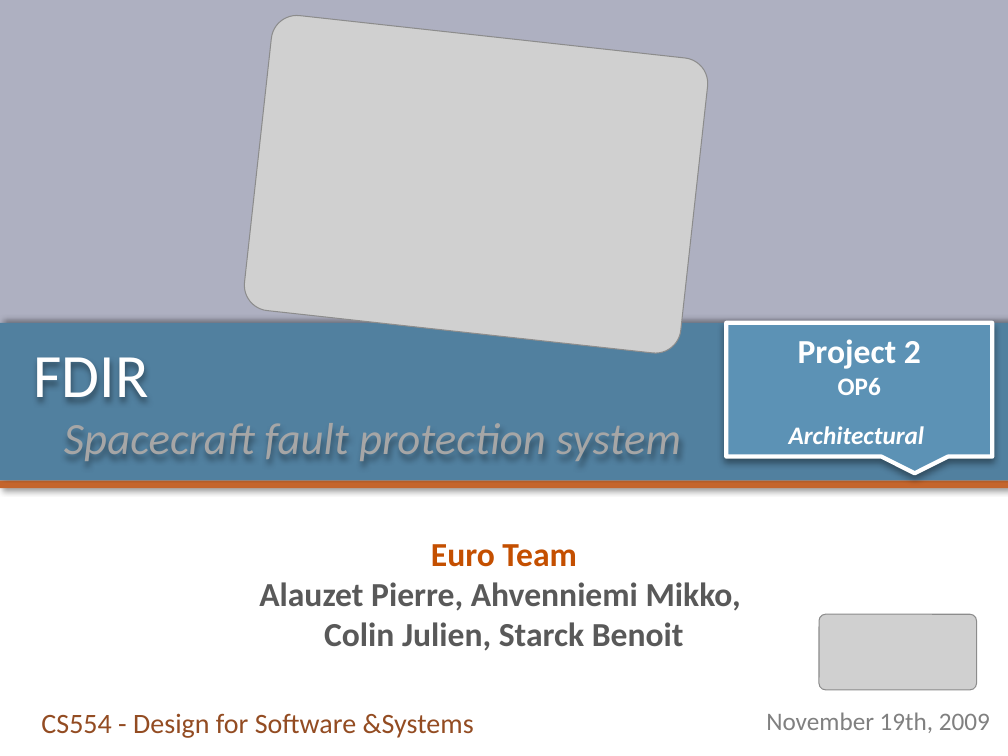
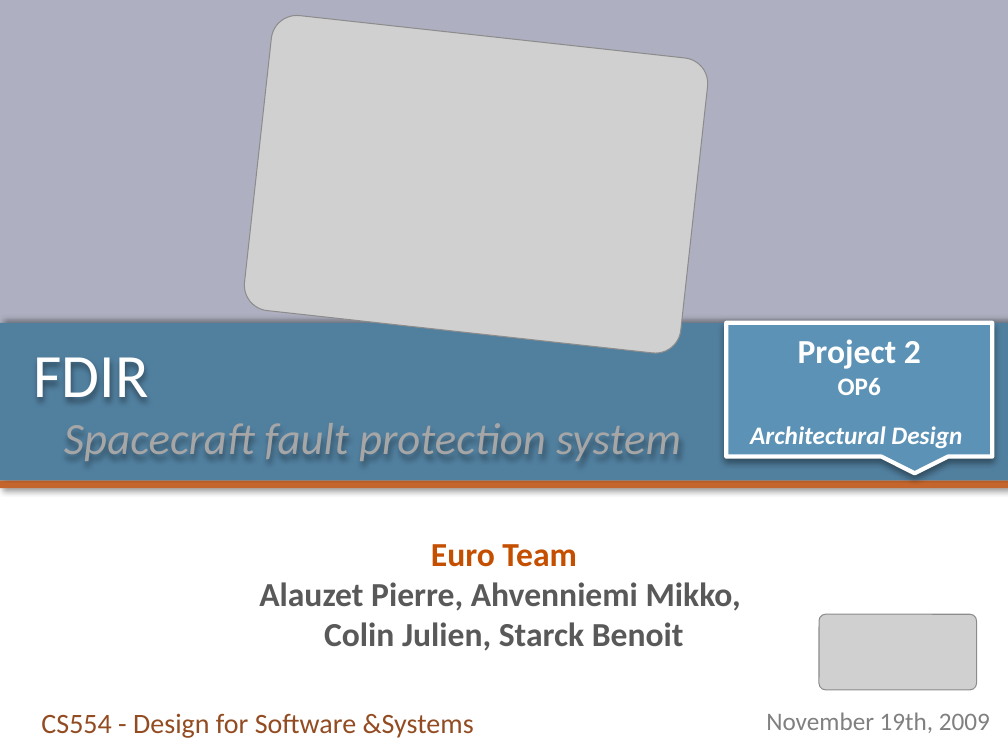
Before and after one commit to pierrealauzet/euroteam, a slide deck: slide 1 of Project 2/Part3/CS554_EuroTeam_Project2_OP6.pptx. Drawn at 1008x756 pixels with LibreOffice and Linux fonts; fonts in the diff are those of the drawing; grey boxes stand for pictures. Boxes give left, top, right and bottom in pixels: in the first picture for what was removed or moved away, otherwise in the second. Text is boxed around its words. In the diff, an @@ line names an element or a change of style, - is before the commit and + after.

```diff
--- a/Project 2/Part3/CS554_EuroTeam_Project2_OP6.pptx
+++ b/Project 2/Part3/CS554_EuroTeam_Project2_OP6.pptx
@@ text in speech box at box(750, 426, 962, 448): text changed @@
-Architectural
+Architectural Design
```
Also in this commit, not shown: 4 other slides changed, 14 slides added.
